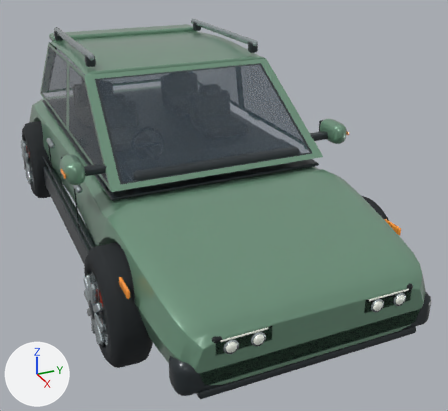
The Blender file ai_builder/static/models/city-suv-v1.blend as it was, and as the next commit left it.
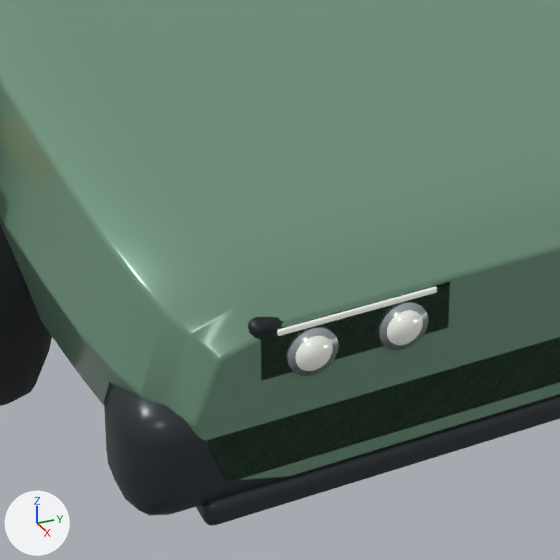
The first picture shows the older version from a 50 mm camera at (4.98, -1.74, 2.76) aimed at (0.39, 0.33, 0.46). The close-ups show the older and then the newer version on the part from 31% to 68% of the width and 59% to 100% of the height of that picture. Only the edits that show in the close-ups are written down. Lighting does not change. The marker at lower left points along +X, +Y and +Z.

In view in the first close-up: 'Front energy-absorbing bumper', 'Front splitter', 'Projector headlamp housing', 'Recessed projector lens', 'Recessed projector lens.001', 'Round projector bezel', 'Round projector bezel.001', 'Rounded tire front_left', 'Sculpted one-piece painted body', 'Upper daytime running light'.
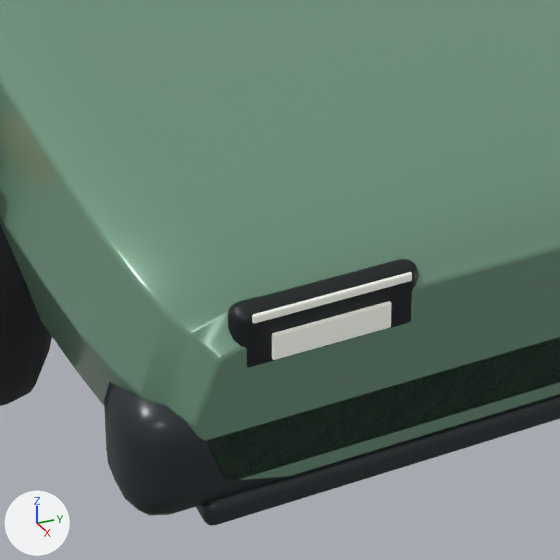
Patch to the scene script:
```diff
--- a/ai_builder/static/models/city-suv-v1.blend.py
+++ b/ai_builder/static/models/city-suv-v1.blend.py
@@ me_cube_205_1 @@
+me_cube_205_1.from_pydata(...)  # 96 vertices, 98 faces; spans x -0.004..0.004, y -0.142..0.142, z -0.008..0.008
+me_cube_205_1.materials.append(mat_led_projector_lens)  # white #f0f5ea, glowing white #f0f5ea
@@ me_cube_204_1 @@
+me_cube_204_1.from_pydata(...)  # 96 vertices, 98 faces; spans x -0.004..0.004, y -0.108..0.108, z -0.026..0.026
+me_cube_204_1.materials.append(mat_led_projector_lens)  # white #f0f5ea, glowing white #f0f5ea
@@ me_cube_203_1 @@
+me_cube_203_1.from_pydata(...)  # 96 vertices, 98 faces; spans x -0.025..0.025, y -0.17..0.17, z -0.065..0.065
+me_cube_203_1.materials.append(mat_graphite_intake_mesh)  # black #212729
@@ ob_projector_headlamp_housing @@
-ob_projector_headlamp_housing = bpy.data.objects.new('Projector headlamp housing', me_cube_203)
-ob_projector_headlamp_housing.location = (2.455, -0.485, 0.665)
@@ ob_round_projector_bezel @@
-ob_round_projector_bezel = bpy.data.objects.new('Round projector bezel', me_cylinder_028)
-ob_round_projector_bezel.location = (2.478, -0.568, 0.653)
-ob_round_projector_bezel.rotation_euler = (0.0, 1.571, 0.0)  # degrees (0, 90, 0)
@@ ob_recessed_projector_lens @@
-ob_recessed_projector_lens = bpy.data.objects.new('Recessed projector lens', me_cylinder_029)
-ob_recessed_projector_lens.location = (2.486, -0.568, 0.653)
-ob_recessed_projector_lens.rotation_euler = (0.0, 1.571, 0.0)  # degrees (0, 90, 0)
@@ ob_round_projector_bezel_001 @@
-ob_round_projector_bezel_001 = bpy.data.objects.new('Round projector bezel.001', me_cylinder_030)
-ob_round_projector_bezel_001.location = (2.478, -0.402, 0.653)
-ob_round_projector_bezel_001.rotation_euler = (0.0, 1.571, 0.0)  # degrees (0, 90, 0)
@@ ob_recessed_projector_lens_001 @@
-ob_recessed_projector_lens_001 = bpy.data.objects.new('Recessed projector lens.001', me_cylinder_031)
-ob_recessed_projector_lens_001.location = (2.486, -0.402, 0.653)
-ob_recessed_projector_lens_001.rotation_euler = (0.0, 1.571, 0.0)  # degrees (0, 90, 0)
@@ ob_upper_daytime_running_light @@
-ob_upper_daytime_running_light = bpy.data.objects.new('Upper daytime running light', me_cube_204)
-ob_upper_daytime_running_light.location = (2.479, -0.485, 0.707)
@@ ob_suv_signature_daytime_light @@
+ob_suv_signature_daytime_light = bpy.data.objects.new('SUV signature daytime light', me_cube_205_1)
+ob_suv_signature_daytime_light.location = (2.485, -0.533, 0.752)
@@ ob_suv_matrix_projector_optic @@
+ob_suv_matrix_projector_optic = bpy.data.objects.new('SUV matrix projector optic', me_cube_204_1)
+ob_suv_matrix_projector_optic.location = (2.482, -0.533, 0.685)
@@ ob_suv_matrix_headlamp_housing @@
+ob_suv_matrix_headlamp_housing = bpy.data.objects.new('SUV matrix headlamp housing', me_cube_203_1)
+ob_suv_matrix_headlamp_housing.location = (2.451, -0.533, 0.695)
```

Changed parts and their boxes (x1, y1, x2, y2) in the close-ups (560 x 560 px):
'SUV matrix headlamp housing', added (black): after (227, 259, 419, 367)
'SUV matrix projector optic', added: after (272, 301, 392, 360)
'Projector headlamp housing', deleted: before (248, 282, 450, 380)
'SUV signature daytime light', added: after (252, 272, 412, 324)
'Upper daytime running light', deleted: before (277, 286, 437, 336)
'Recessed projector lens', deleted: before (295, 335, 333, 371)
'Round projector bezel', deleted: before (286, 326, 339, 376)
'Recessed projector lens.001', deleted: before (387, 310, 423, 345)
'Round projector bezel.001', deleted: before (377, 301, 428, 350)
